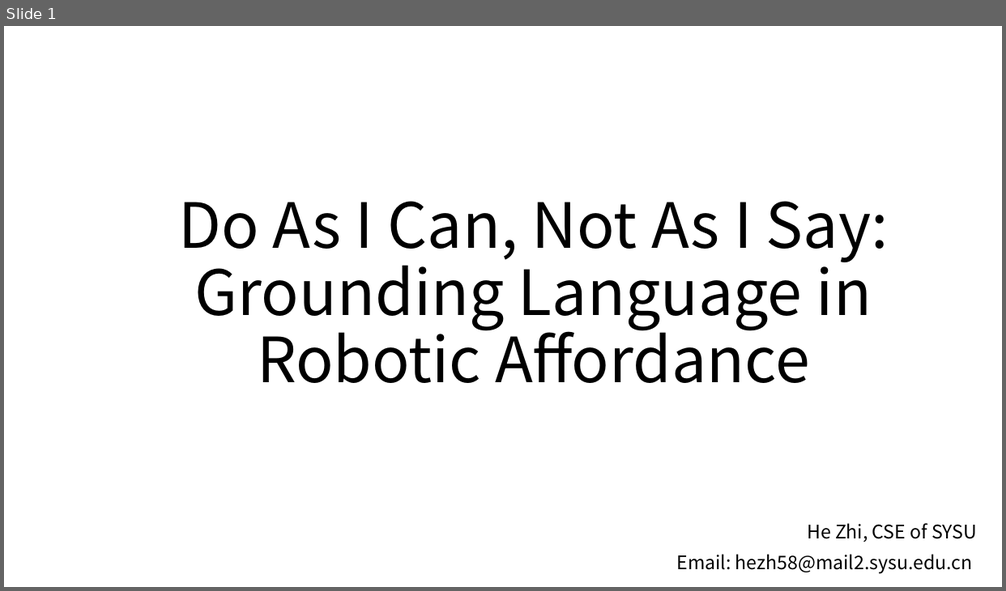
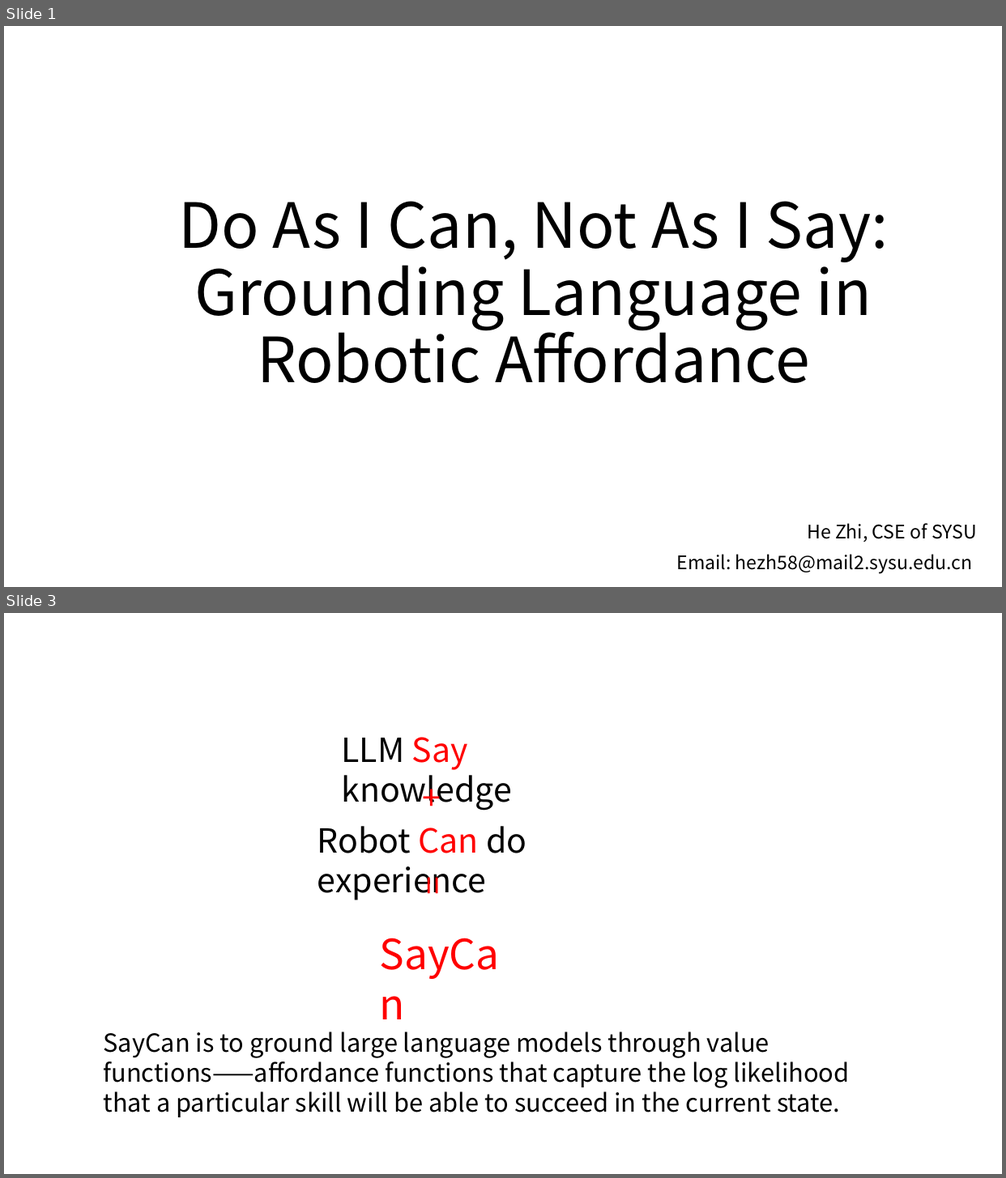
Before and after one commit to kevinva/paperReport, a slide deck: presentation/hoho_SayCan.pptx. Shown one above the other, each under a label of ours: slide 1 before the commit, slides 1 and 3 after it; the slides between them are not shown. The pictures are 1006x591 and 1006x1178 pixels, drawn with LibreOffice and Linux fonts; fonts in the diff are those of the drawing. Boxes give left, top, right and bottom in pixels: in the first picture for what was removed or moved away, otherwise in the second. Text is boxed around its words. In the diff, an @@ line names an element or a change of style, - is before the commit and + after.

```diff
--- a/presentation/hoho_SayCan.pptx
+++ b/presentation/hoho_SayCan.pptx
@@ slide 3 added at bbox=[4, 613, 1002, 1174], background #FFFFFF @@
@@ text added at bbox=[341, 737, 512, 811], 32 pt, text #000000 @@
+LLM Say knowledge
@@ text added at bbox=[415, 773, 453, 821], 32 pt, text #FF0000 @@
++
@@ text added at bbox=[317, 826, 526, 901], 32 pt, text #000000 @@
+Robot Can do experience
@@ text added at bbox=[410, 870, 458, 907], 32 pt, text #FF0000 @@
+=
@@ text added at bbox=[373, 924, 520, 982], 40 pt, text #FF0000 @@
+SayCan
@@ text added at bbox=[103, 1032, 850, 1118], 24 pt, text #000000 @@
+SayCan is to ground large language models through value functions——affordance functions that capture the log likelihood that a particular skill will be able to succeed in the current state.
```
Also in this commit, not shown: 14 other slides added.
